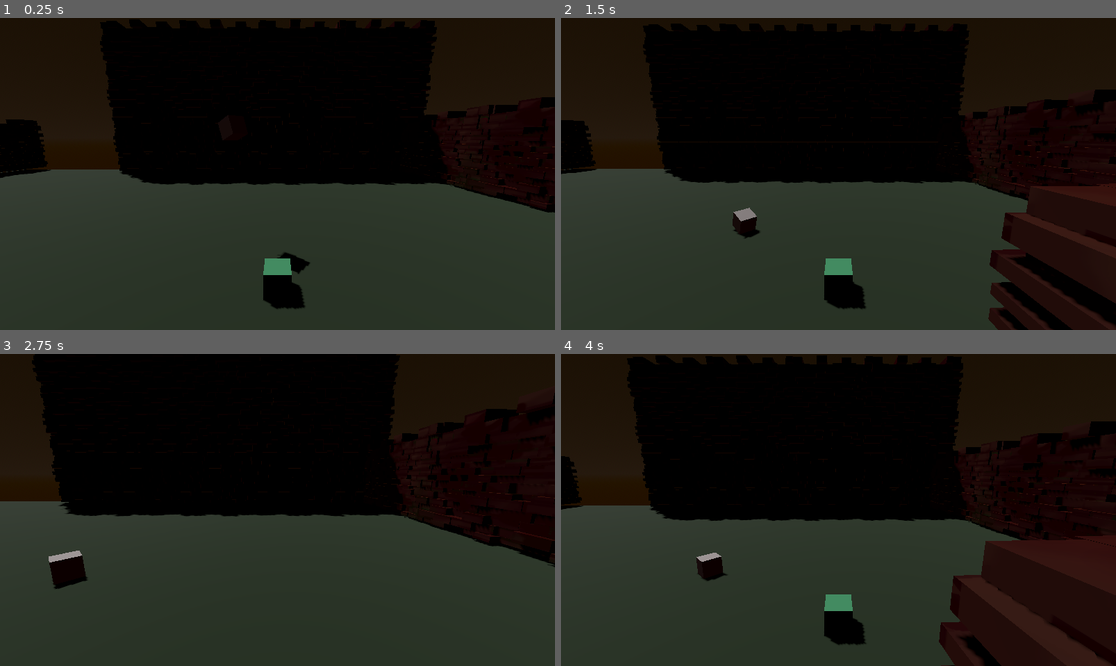
Above: before the commit, frames 1-4 (two rows, left to right).
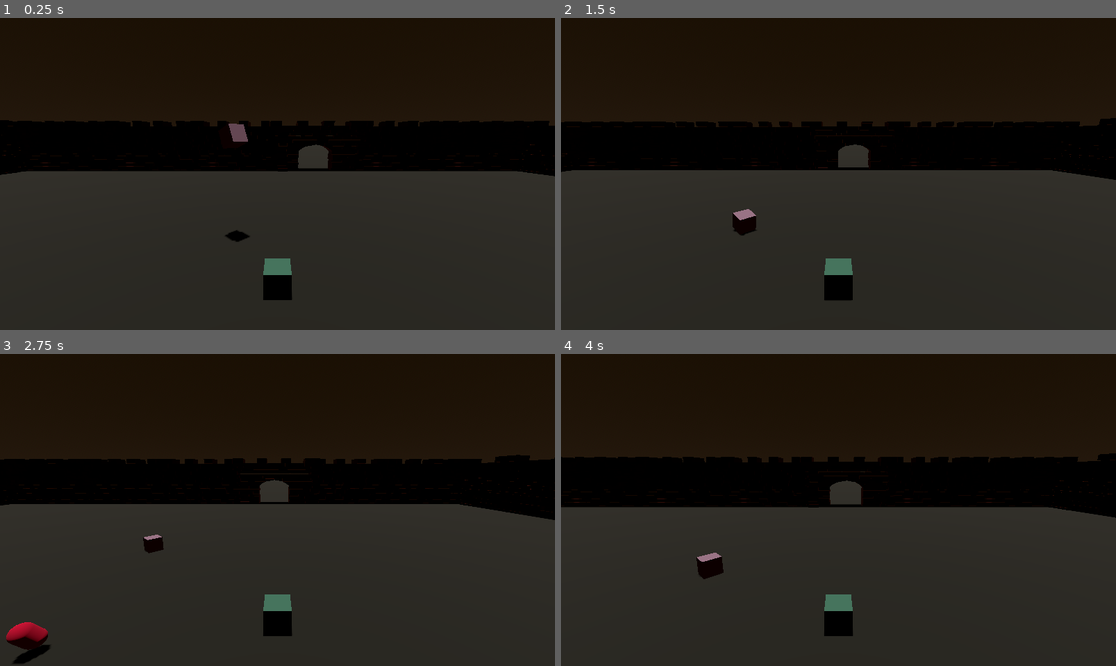
Above: after the commit, the same moments.

Repository: nyVr/godot_oop_game
Game: Godot game, scene res://scenes/main.tscn
The game is run twice, just before and just after one commit, with the same random seed, the same clock (stepped at 60 frames per second) and the same inputs. The project has no main scene, so this scene is started directly.
Inputs:
- Up to frame 1 (0.25 s): no input
- Up to frame 2 (1.5 s): tap Enter (ui_accept) at 0.5, 0.77 s; hold Right (right) 0.53-1.28 s; hold Down (down) from 1.28 s (still down)
- Up to frame 3 (2.75 s): tap Enter (ui_accept) at 1.52 s; release Down (down) at 2.03 s; hold Right (right) from 2.03 s (still down)
- Up to frame 4 (4 s): release Right (right) at 2.78 s; hold Up (up) 2.78-3.53 s; tap Enter (ui_accept) at 3.02, 3.77 s; hold Left (left) from 3.53 s (still down)

The runs differ from the first frame. In frame 1, 26% of the frame differs, in the area x 0-100%, y 0-94%; in frame 2, 33%; in frame 3, 31%; in frame 4, 35%, in the area x 0-100%, y 0-100%.

Commit message:
walls light door

Diff:
--- /dev/null
+++ b/scenes/enemy.tscn
@@ -0,0 +1,3 @@
+[gd_scene format=3 uid="uid://efjgw673wkm7"]
+
+[node name="enemy" type="Node3D"]
--- a/scenes/joe.tscn
+++ b/scenes/joe.tscn
@@ -15,9 +15,11 @@
 metadata/_edit_group_ = true
 
 [node name="MeshInstance3D" type="MeshInstance3D" parent="."]
+transform = Transform3D(-1, 0, 8.74228e-08, 0, 1, 0, -8.74228e-08, 0, -1, 0, 0, 0)
 mesh = SubResource("BoxMesh_7ue4k")
 
 [node name="CollisionShape3D" type="CollisionShape3D" parent="."]
+transform = Transform3D(-1, 0, 8.74228e-08, 0, 1, 0, -8.74228e-08, 0, -1, 0, 0, 0)
 shape = SubResource("BoxShape3D_16lxf")
 
 [node name="tripod" type="SpringArm3D" parent="."]
--- a/scenes/main.tscn
+++ b/scenes/main.tscn
@@ -1,9 +1,10 @@
-[gd_scene load_steps=13 format=3 uid="uid://b7atxuaof20fe"]
+[gd_scene load_steps=14 format=3 uid="uid://b7atxuaof20fe"]
 
 [ext_resource type="PackedScene" uid="uid://dvxedggvkby4l" path="res://scenes/block.tscn" id="1_k8bqx"]
 [ext_resource type="PackedScene" uid="uid://dqr54dd08lhks" path="res://scenes/joe.tscn" id="2_76w2n"]
 [ext_resource type="PackedScene" uid="uid://dde3hpdyxsg0n" path="res://scenes/dolls.tscn" id="3_aal3e"]
 [ext_resource type="PackedScene" uid="uid://d2lr7ndyoi0x0" path="res://blender/plainWall.dae" id="4_rkueh"]
+[ext_resource type="PackedScene" uid="uid://hna6y2qyem3t" path="res://blender/doorWall.dae" id="5_ktfd3"]
 
 [sub_resource type="Shader" id="Shader_qayms"]
 code = "
@@ -127,7 +128,7 @@
 environment = SubResource("Environment_bl2h8")
 
 [node name="floor" type="StaticBody3D" parent="."]
-transform = Transform3D(1.84057, 0, 0, 0, 1, 0, 0, 0, 1, -0.0123701, -0.259782, 0)
+transform = Transform3D(3.04, 0, 0, 0, 1.651, 0, 0, 0, 10, 0, 0, 0)
 metadata/_edit_group_ = true
 
 [node name="MeshInstance3D" type="MeshInstance3D" parent="floor"]
@@ -137,7 +138,8 @@
 shape = SubResource("BoxShape3D_odway")
 
 [node name="DirectionalLight3D" type="DirectionalLight3D" parent="."]
-transform = Transform3D(-0.737018, -0.527549, -0.422488, -0.543007, 0.0899886, 0.834893, -0.402428, 0.844745, -0.352786, -3.08914, 6.59591, 0)
+transform = Transform3D(-1, 8.74228e-08, 3.82137e-15, 0, -4.37114e-08, 1, 8.74228e-08, 1, 4.37114e-08, -3.089, 100, 0)
+light_color = Color(0.964706, 0.776471, 0.890196, 1)
 shadow_enabled = true
 
 [node name="blocks" type="Node3D" parent="."]
@@ -151,81 +153,70 @@
 [node name="dolls" parent="." instance=ExtResource("3_aal3e")]
 transform = Transform3D(1, 0, 0, 0, 1, 0, 0, 0, 1, -0.0241737, 1.07537, 10.1309)
 
-[node name="walls" type="Node3D" parent="."]
-
-[node name="plainWall1" parent="walls" instance=ExtResource("4_rkueh")]
-transform = Transform3D(0.653651, 0, 0, 0, 0.565216, 0, 0, 0, 1, 6.17914, 0, -23.813)
-
-[node name="plainWall2" parent="walls" instance=ExtResource("4_rkueh")]
-transform = Transform3D(0.653651, 0, 0, 0, 0.565216, 0, 0, 0, 1, -5.9392, 0, -23.813)
-
-[node name="plainWall3" parent="walls" instance=ExtResource("4_rkueh")]
-transform = Transform3D(0.653651, 0, 0, 0, 0.565216, 0, 0, 0, 1, -18.1408, 0, -23.813)
-
-[node name="plainWall4" parent="walls" instance=ExtResource("4_rkueh")]
-transform = Transform3D(0.653651, 0, 0, 0, 0.565216, 0, 0, 0, 1, 18.443, 0, -23.813)
-
-[node name="plainWall6" parent="walls" instance=ExtResource("4_rkueh")]
+[node name="boundaryWalls" type="Node3D" parent="."]
+transform = Transform3D(-1, 0, 8.74228e-08, 0, 1, 0, -8.74228e-08, 0, -1, 0, 0, 0)
+
+[node name="plainWall1" parent="boundaryWalls" instance=ExtResource("4_rkueh")]
+transform = Transform3D(0.653651, 0, 0, 0, 0.565216, 0, 0, 0, 1, 2.30307, 0, -23.813)
+
+[node name="plainWall2" parent="boundaryWalls" instance=ExtResource("4_rkueh")]
+transform = Transform3D(0.653651, 0, 0, 0, 0.565216, 0, 0, 0, 1, -9.81527, 0, -23.813)
+
+[node name="plainWall3" parent="boundaryWalls" instance=ExtResource("4_rkueh")]
+transform = Transform3D(0.653651, 0, 0, 0, 0.565216, 0, 0, 0, 1, -22.5947, 0, -23.813)
+
+[node name="plainWall4" parent="boundaryWalls" instance=ExtResource("4_rkueh")]
+transform = Transform3D(0.653651, 0, 0, 0, 0.565216, 0, 0, 0, 1, 14.5669, 0, -23.813)
+
+[node name="plainWall6" parent="boundaryWalls" instance=ExtResource("4_rkueh")]
 transform = Transform3D(-0.0149392, 0, 0.666152, 0, 0.551292, 0, -0.822857, 0, -0.0283067, -44.2678, 0.120051, -0.68946)
 
-[node name="plainWall7" parent="walls" instance=ExtResource("4_rkueh")]
+[node name="plainWall7" parent="boundaryWalls" instance=ExtResource("4_rkueh")]
 transform = Transform3D(-0.0216651, 0, 0.671593, 0, 0.551292, 0, -1.19332, 0, -0.0285379, -44.0429, 0.120051, 11.194)
 
-[node name="plainWall8" parent="walls" instance=ExtResource("4_rkueh")]
+[node name="plainWall8" parent="boundaryWalls" instance=ExtResource("4_rkueh")]
 transform = Transform3D(-0.0149392, 0, 0.666152, 0, 0.551292, 0, -0.822857, 0, -0.0283067, -44.717, 0.120051, -18.9074)
 
-[node name="plainWall9" parent="walls" instance=ExtResource("4_rkueh")]
-transform = Transform3D(-0.0153086, 0, 0.999728, 0, 0.565216, 0, -0.653472, 0, -0.0234202, 23.3464, 0, -5.24103)
-
-[node name="plainWall10" parent="walls" instance=ExtResource("4_rkueh")]
-transform = Transform3D(-0.0153086, 0, 0.999728, 0, 0.565216, 0, -0.653472, 0, -0.0234202, 23.6302, 0, 6.87398)
-
-[node name="plainWall11" parent="walls" instance=ExtResource("4_rkueh")]
-transform = Transform3D(-0.0153086, 0, 0.999728, 0, 0.565216, 0, -0.653472, 0, -0.0234202, 23.916, 0, 19.0723)
-
-[node name="plainWall12" parent="walls" instance=ExtResource("4_rkueh")]
-transform = Transform3D(-0.0153086, 0, 0.999728, 0, 0.565216, 0, -0.653472, 0, -0.0234202, 23.0592, 0, -17.5015)
-
-[node name="plainWall13" parent="walls" instance=ExtResource("4_rkueh")]
-transform = Transform3D(0.653651, 0, 0, 0, 0.565216, 0, 0, 0, 1, 6.17914, 0, 24.8723)
-
-[node name="plainWall14" parent="walls" instance=ExtResource("4_rkueh")]
-transform = Transform3D(0.653651, 0, 0, 0, 0.565216, 0, 0, 0, 1, -5.9392, 0, 24.8723)
-
-[node name="plainWall15" parent="walls" instance=ExtResource("4_rkueh")]
-transform = Transform3D(0.653651, 0, 0, 0, 0.565216, 0, 0, 0, 1, -18.1408, 0, 24.8723)
-
-[node name="plainWall16" parent="walls" instance=ExtResource("4_rkueh")]
-transform = Transform3D(0.653651, 0, 0, 0, 0.565216, 0, 0, 0, 1, 18.443, 0, 24.8723)
-
-[node name="plainWall17" parent="walls" instance=ExtResource("4_rkueh")]
-transform = Transform3D(-0.65306, 0, -0.0387183, 0, 0.319469, 0, 0.0253082, 0, -0.652746, 14.027, -0.203265, 10.1519)
-
-[node name="plainWall18" parent="walls" instance=ExtResource("4_rkueh")]
-transform = Transform3D(0.653651, 0, 0, 0, 0.565216, 0, 0, 0, 1, 6.17914, 7.25718, -23.813)
-
-[node name="plainWall19" parent="walls" instance=ExtResource("4_rkueh")]
-transform = Transform3D(0.653651, 0, 0, 0, 0.565216, 0, 0, 0, 1, -5.9392, 7.25718, -23.813)
-
-[node name="plainWall20" parent="walls" instance=ExtResource("4_rkueh")]
-transform = Transform3D(0.653651, 0, 0, 0, 0.565216, 0, 0, 0, 1, -18.1408, 7.25718, -23.813)
-
-[node name="plainWall21" parent="walls" instance=ExtResource("4_rkueh")]
-transform = Transform3D(0.653651, 0, 0, 0, 0.565216, 0, 0, 0, 1, 18.443, 7.25718, -23.813)
-
-[node name="plainWall22" parent="walls" instance=ExtResource("4_rkueh")]
-transform = Transform3D(0.653651, 0, 0, 0, 0.565216, 0, 0, 0, 1, 6.17914, 14.3347, -23.813)
-
-[node name="plainWall23" parent="walls" instance=ExtResource("4_rkueh")]
-transform = Transform3D(0.653651, 0, 0, 0, 0.565216, 0, 0, 0, 1, -5.9392, 14.3347, -23.813)
-
-[node name="plainWall24" parent="walls" instance=ExtResource("4_rkueh")]
-transform = Transform3D(0.653651, 0, 0, 0, 0.565216, 0, 0, 0, 1, -18.1408, 14.3347, -23.813)
-
-[node name="plainWall25" parent="walls" instance=ExtResource("4_rkueh")]
-transform = Transform3D(0.653651, 0, 0, 0, 0.565216, 0, 0, 0, 1, 18.443, 14.3347, -23.813)
+[node name="plainWall9" parent="boundaryWalls" instance=ExtResource("4_rkueh")]
+transform = Transform3D(-0.0153086, 0, 0.999728, 0, 0.565216, 0, -0.653472, 0, -0.0234202, 44.3428, 0, -5.24103)
+
+[node name="plainWall10" parent="boundaryWalls" instance=ExtResource("4_rkueh")]
+transform = Transform3D(-0.0153086, 0, 0.999728, 0, 0.565216, 0, -0.653472, 0, -0.0234202, 44.6266, 0, 6.87398)
+
+[node name="plainWall11" parent="boundaryWalls" instance=ExtResource("4_rkueh")]
+transform = Transform3D(-0.0153086, 0, 0.999728, 0, 0.565216, 0, -0.653472, 0, -0.0234202, 44.9124, 0, 19.0723)
+
+[node name="plainWall12" parent="boundaryWalls" instance=ExtResource("4_rkueh")]
+transform = Transform3D(-0.0153086, 0, 0.999728, 0, 0.565216, 0, -0.653472, 0, -0.0234202, 44.0556, 0, -17.5015)
+
+[node name="plainWall14" parent="boundaryWalls" instance=ExtResource("4_rkueh")]
+transform = Transform3D(0.653651, 0, 0, 0, 0.565216, 0, 0, 0, 1, -20.8187, 0, 24.8723)
+
+[node name="plainWall15" parent="boundaryWalls" instance=ExtResource("4_rkueh")]
+transform = Transform3D(0.653651, 0, 0, 0, 0.565216, 0, 0, 0, 1, -35.2173, 0, 24.8723)
+
+[node name="plainWall16" parent="boundaryWalls" instance=ExtResource("4_rkueh")]
+transform = Transform3D(0.653651, 0, 0, 0, 0.565216, 0, 0, 0, 1, 7.96618, 0, 24.8723)
+
+[node name="plainWall5" parent="boundaryWalls" instance=ExtResource("4_rkueh")]
+transform = Transform3D(0.653651, 0, 0, 0, 0.565216, 0, 0, 0, 1, -37.4666, 0, -23.813)
+
+[node name="plainWall28" parent="boundaryWalls" instance=ExtResource("4_rkueh")]
+transform = Transform3D(0.653651, 0, 0, 0, 0.565216, 0, 0, 0, 1, 25.8498, 0, -23.813)
+
+[node name="plainWall31" parent="boundaryWalls" instance=ExtResource("4_rkueh")]
+transform = Transform3D(0.653651, 0, 0, 0, 0.565216, 0, 0, 0, 1, 37.0359, 0, -23.813)
+
+[node name="plainWall34" parent="boundaryWalls" instance=ExtResource("4_rkueh")]
+transform = Transform3D(0.653651, 0, 0, 0, 0.565216, 0, 0, 0, 1, 22.4842, 0, 24.8723)
+
+[node name="plainWall35" parent="boundaryWalls" instance=ExtResource("4_rkueh")]
+transform = Transform3D(0.653651, 0, 0, 0, 0.565216, 0, 0, 0, 1, 37.4098, 0, 24.8723)
 
 [node name="FogVolume" type="FogVolume" parent="."]
-transform = Transform3D(1, 0, 0, 0, 1, 0, 0, 0, 1, 5, 1.06673, 1.18452)
+transform = Transform3D(1, 0, 0, 0, 1, 0, 0, 0, 1, 2.85996, 1.06673, 1.18452)
 size = Vector3(100, 1, 100)
 material = SubResource("FogMaterial_uxno1")
+
+[node name="doorWall" parent="." instance=ExtResource("5_ktfd3")]
+transform = Transform3D(0.820971, 0, 0, 0, 0.565068, 0, 0, 0, 1.28408, 7.2353, 0.390994, -24.8234)
Binary file changed: blender/Wall Base Color.png
Not shown, added: blender/doorWall.dae
Not shown, added: blender/doorWall.dae.import
